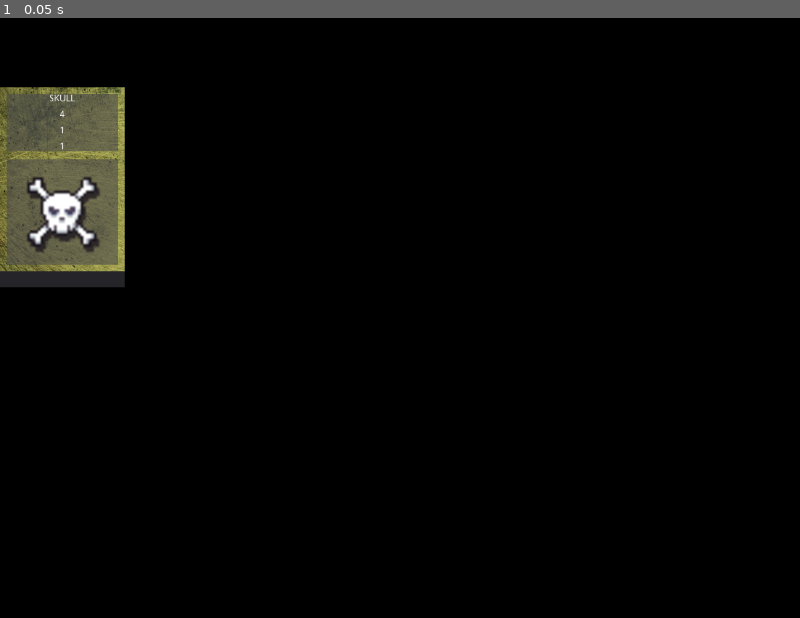
Above: before the commit, frame 1.
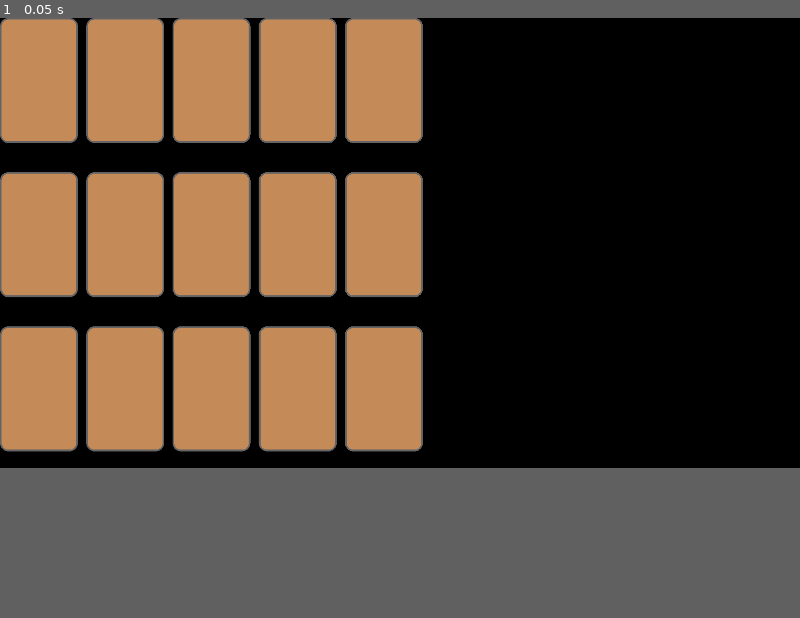
Above: after the commit, the same moment.

Repository: RM35/steel-chalk-asset
Game: Godot game, scene res://main.tscn
The game is run twice, just before and just after one commit, with the same random seed, the same clock (stepped at 60 frames per second) and the same inputs.
Inputs:
- Up to frame 1 (0.05 s): no input
In our replay, the window is 800x600 before the commit and 800x450 after it. These sizes can differ from the game's own. Grey fills any space a smaller window leaves; there, only what the larger window draws over its background counts as a difference.

The runs differ from the first frame. In frame 1, 31% of the frame differs, in the area x 0-53%, y 0-73%.

Commit message:
update world

Diff:
--- a/card_slot/card_slot.tscn
+++ b/card_slot/card_slot.tscn
@@ -1,16 +1,7 @@
-[gd_scene load_steps=4 format=2]
+[gd_scene load_steps=2 format=2]
 
-[ext_resource path="res://unit/textures/steel_card.png" type="Texture" id=1]
-[ext_resource path="res://unit/unit.gd" type="Script" id=2]
-[ext_resource path="res://unit/unit.tscn" type="PackedScene" id=3]
+[ext_resource path="res://card_slot/panel_style.tres" type="StyleBox" id=1]
 
 [node name="CardSlot" type="Panel"]
-margin_left = 506.0
-margin_right = 693.0
-margin_bottom = 300.0
 rect_min_size = Vector2( 187, 276 )
-
-[node name="Unit" type="TextureRect" parent="." instance=ExtResource( 3 )]
-texture = ExtResource( 1 )
-stretch_mode = 3
-script = ExtResource( 2 )
+custom_styles/panel = ExtResource( 1 )
--- a/main.tscn
+++ b/main.tscn
@@ -5,5 +5,3 @@
 [node name="Main" type="Node2D"]
 
 [node name="World" parent="." instance=ExtResource( 1 )]
-margin_right = 0.0
-margin_bottom = 0.0
--- a/project.godot
+++ b/project.godot
@@ -25,8 +25,8 @@
 
 [display]
 
-window/size/width=1200
-window/size/height=900
+window/size/width=1920
+window/size/height=1080
 window/stretch/mode="viewport"
 window/stretch/aspect="keep"
 
--- a/world/world.tscn
+++ b/world/world.tscn
@@ -3,36 +3,110 @@
 [ext_resource path="res://card_slot/card_slot.tscn" type="PackedScene" id=1]
 
 [node name="World" type="Control"]
-margin_right = 1200.0
-margin_bottom = 900.0
+anchor_right = 1.0
+anchor_bottom = 1.0
 
 [node name="VB" type="VBoxContainer" parent="."]
 anchor_right = 1.0
 anchor_bottom = 1.0
+custom_constants/separation = 70
+alignment = 1
 
-[node name="Top" type="HBoxContainer" parent="VB"]
-margin_right = 1200.0
-margin_bottom = 100.0
-rect_min_size = Vector2( 0, 100 )
+[node name="EnemyCards" type="HBoxContainer" parent="VB"]
+margin_top = 20.0
+margin_right = 1920.0
+margin_bottom = 320.0
+rect_min_size = Vector2( 0, 300 )
+custom_constants/separation = 20
+alignment = 1
+
+[node name="CardSlot" parent="VB/EnemyCards" instance=ExtResource( 1 )]
+margin_left = 452.0
+margin_right = 639.0
+margin_bottom = 300.0
+
+[node name="CardSlot2" parent="VB/EnemyCards" instance=ExtResource( 1 )]
+margin_left = 659.0
+margin_right = 846.0
+margin_bottom = 300.0
+
+[node name="CardSlot3" parent="VB/EnemyCards" instance=ExtResource( 1 )]
+margin_left = 866.0
+margin_right = 1053.0
+margin_bottom = 300.0
+
+[node name="CardSlot4" parent="VB/EnemyCards" instance=ExtResource( 1 )]
+margin_left = 1073.0
+margin_right = 1260.0
+margin_bottom = 300.0
+
+[node name="CardSlot5" parent="VB/EnemyCards" instance=ExtResource( 1 )]
+margin_left = 1280.0
+margin_right = 1467.0
+margin_bottom = 300.0
 
 [node name="PlayerCards" type="HBoxContainer" parent="VB"]
-margin_top = 104.0
-margin_right = 1200.0
-margin_bottom = 404.0
+margin_top = 390.0
+margin_right = 1920.0
+margin_bottom = 690.0
 rect_min_size = Vector2( 0, 300 )
 custom_constants/separation = 20
 alignment = 1
 
 [node name="CardSlot" parent="VB/PlayerCards" instance=ExtResource( 1 )]
+margin_left = 452.0
+margin_right = 639.0
+margin_bottom = 300.0
 
-[node name="ShopRow" type="HBoxContainer" parent="VB"]
-margin_top = 408.0
-margin_right = 1200.0
-margin_bottom = 708.0
+[node name="CardSlot2" parent="VB/PlayerCards" instance=ExtResource( 1 )]
+margin_left = 659.0
+margin_right = 846.0
+margin_bottom = 300.0
+
+[node name="CardSlot3" parent="VB/PlayerCards" instance=ExtResource( 1 )]
+margin_left = 866.0
+margin_right = 1053.0
+margin_bottom = 300.0
+
+[node name="CardSlot4" parent="VB/PlayerCards" instance=ExtResource( 1 )]
+margin_left = 1073.0
+margin_right = 1260.0
+margin_bottom = 300.0
+
+[node name="CardSlot5" parent="VB/PlayerCards" instance=ExtResource( 1 )]
+margin_left = 1280.0
+margin_right = 1467.0
+margin_bottom = 300.0
+
+[node name="ShopCards" type="HBoxContainer" parent="VB"]
+margin_top = 760.0
+margin_right = 1920.0
+margin_bottom = 1060.0
 rect_min_size = Vector2( 0, 300 )
+custom_constants/separation = 20
+alignment = 1
 
-[node name="Bot" type="HBoxContainer" parent="VB"]
-margin_top = 712.0
-margin_right = 1200.0
-margin_bottom = 812.0
-rect_min_size = Vector2( 0, 100 )
+[node name="CardSlot" parent="VB/ShopCards" instance=ExtResource( 1 )]
+margin_left = 452.0
+margin_right = 639.0
+margin_bottom = 300.0
+
+[node name="CardSlot2" parent="VB/ShopCards" instance=ExtResource( 1 )]
+margin_left = 659.0
+margin_right = 846.0
+margin_bottom = 300.0
+
+[node name="CardSlot3" parent="VB/ShopCards" instance=ExtResource( 1 )]
+margin_left = 866.0
+margin_right = 1053.0
+margin_bottom = 300.0
+
+[node name="CardSlot4" parent="VB/ShopCards" instance=ExtResource( 1 )]
+margin_left = 1073.0
+margin_right = 1260.0
+margin_bottom = 300.0
+
+[node name="CardSlot5" parent="VB/ShopCards" instance=ExtResource( 1 )]
+margin_left = 1280.0
+margin_right = 1467.0
+margin_bottom = 300.0
